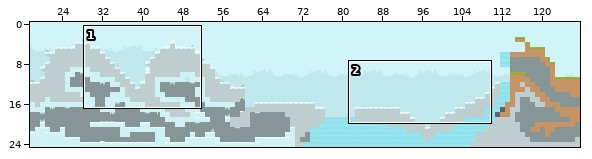
An edit to a level. Tiled map, assets/tilemaps/level2.tmx. Above: a wide view before the commit, with the close-up outlined.
Close-up. Old version:
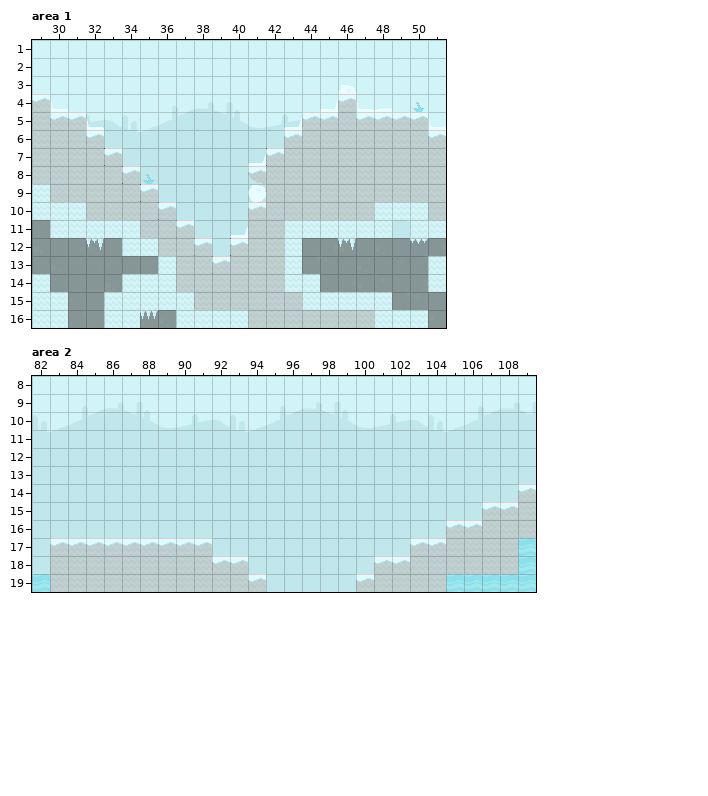
Cells are 21x21 px. Shown: area 1 x 29..51, y 1..16; area 2 x 82..109, y 8..19. The commit also changed other parts of the map, which this record leaves out.
After the commit:
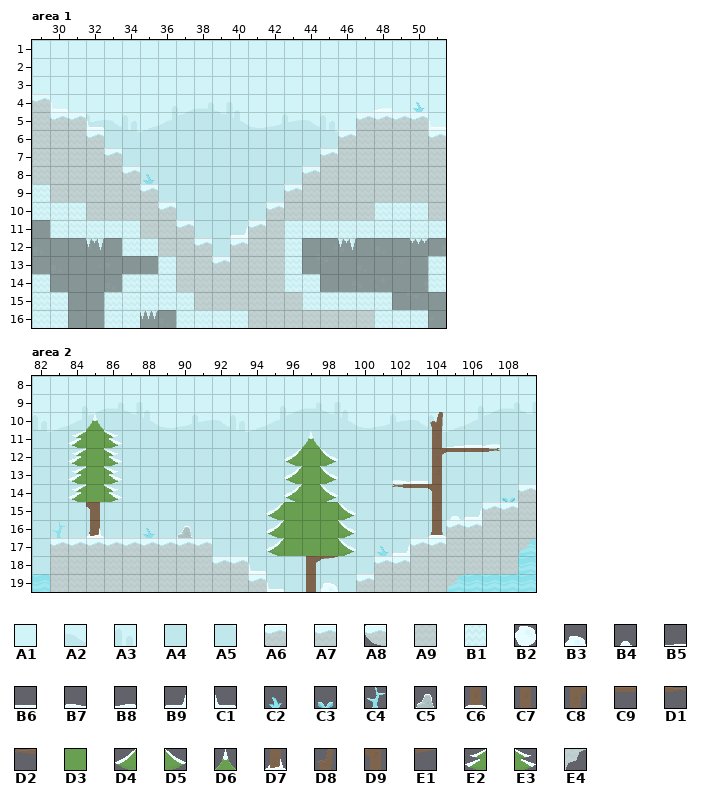
Key: from "background_spritesheet": A1 0, A2 11, A3 12, A4 16, A5 23; from "tiles_spritesheet": A6 62, A7 63, A8 65, A9 92, B1 512, B2 520, B3 521, B4 523, B5 541, B6 542, B7 544, B8 545, B9 546, C1 576, C2 600, C3 601, C4 602, C5 605, C6 632, C7 633, C8 634, C9 635, D1 636, D2 637, D3 639, D4 641, D5 642, D6 660, D7 662, D8 663, D9 664, E1 666, E2 671, E3 672, E4 743.
__ is an empty cell, ## one hidden under a higher layer.
What changed:
Layer "backgroundLayer", area 1:
y 5: x 44..45 A1 A1 -> A2 A3
y 6: x 44..45 ## ## -> A4 A5
y 7: x 42..44 __ __ ## -> A4 A4 A4
y 8: x 43 ## -> A4
y 9: x 42 __ -> A4
Layer "backgroundFlora", area 1:
y 3: x 46 B3 -> __
y 4: x 45 B9 -> __; x 47 C1 -> __
y 5: x 43 B9 -> __
y 7: x 41 B9 -> __
y 9: x 41 B2 -> __
Layer "blockedLayer", area 1:
y 4: x 46 A6 -> __
y 5: x 44..46 A6 A6 A9 -> __ __ __
y 6: x 43..46 A6 A9 A9 A9 -> __ __ __ A7
y 7: x 42..45 A6 A9 A9 A9 -> __ __ __ A7
y 8: x 41..44 A8 A9 A9 A9 -> __ __ __ A7
y 9: x 42..43 A9 A9 -> __ A7
y 10: x 41..42 A6 A9 -> __ A7
y 11: x 41 A9 -> A7; x 49 __ -> B1
Layer "backgroundFlora", area 2:
y 10: x 85 __ -> D6; x 104 __ -> D8
y 11: x 84..86 __ __ __ -> E2 D3 E3; x 97 __ -> D6; x 104..107 __ __ __ __ -> C7 B5 B6 B8
y 12: x 84..86 __ __ __ -> E2 D3 E3; x 96..98 __ __ __ -> D4 D3 D5; x 104..107 __ __ __ __ -> C8 C9 C9 D1
y 13: x 84..86 __ __ __ -> E2 D3 E3; x 96..98 __ __ __ -> D4 D3 D5; x 102..104 __ __ __ -> B7 B6 C7
y 14: x 84..86 __ __ __ -> E2 D3 E3; x 96..98 __ __ __ -> D4 D3 D5; x 102..104 __ __ __ -> D2 C9 D9; x 108 __ -> C3
y 15: x 85 __ -> D9; x 95..99 __ __ __ __ __ -> D4 D3 D3 D3 D5; x 104..106 __ __ __ -> C7 B4 B9
y 16: x 83 __ -> C4; x 85 __ -> D7; x 88 __ -> C2; x 90 __ -> C5; x 95..99 __ __ __ __ __ -> D4 D3 D3 D3 D5; x 104 __ -> C6
y 17: x 95..99 __ __ __ __ __ -> D4 D3 D3 D3 D5; x 101..102 __ __ -> C2 B9; x 109 __ -> E4
y 18: x 94 __ -> C1; x 97..98 __ __ -> C8 E1
y 19: x 95 __ -> C1; x 97..98 __ __ -> C7 B3; x 105 __ -> E4
